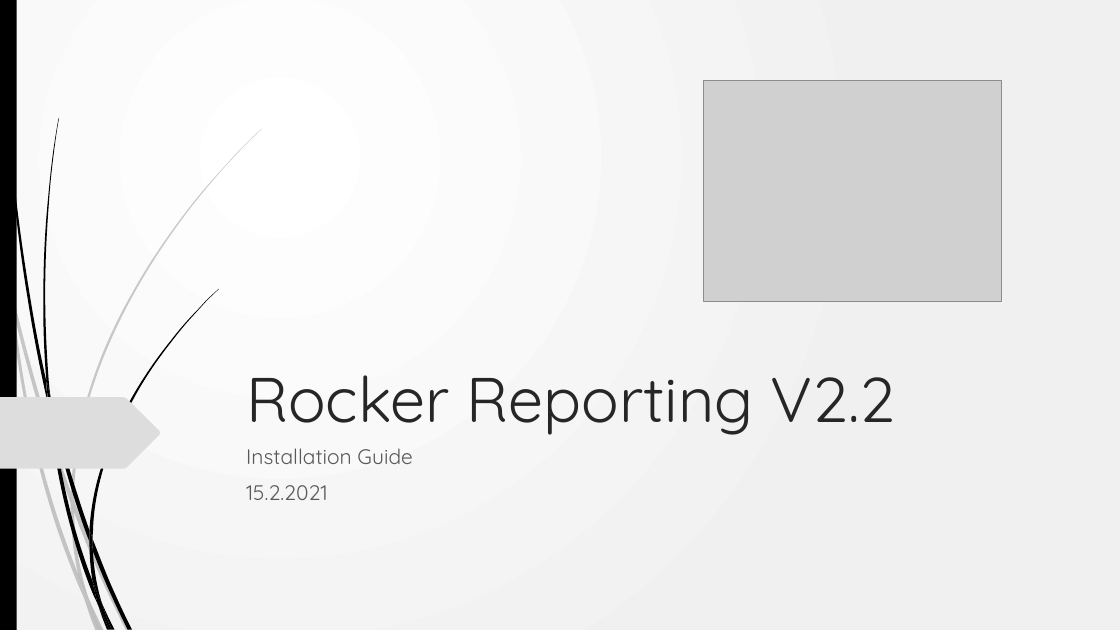
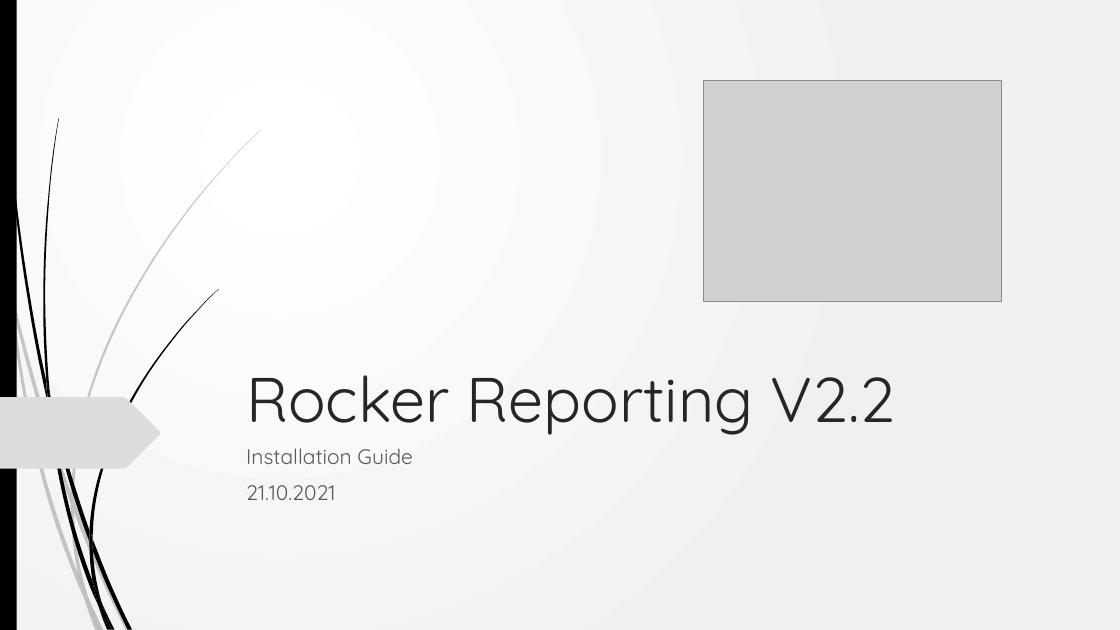
Before and after one commit to akarki58/rocker_app, a slide deck: slide 1 of rocker_app/docs/Rocker_install.pptx. Drawn at 1120x630 pixels with LibreOffice and Linux fonts; fonts in the diff are those of the drawing; grey boxes stand for pictures. Boxes give left, top, right and bottom in pixels: in the first picture for what was removed or moved away, otherwise in the second. Text is boxed around its words. In the diff, an @@ line names an element or a change of style, - is before the commit and + after.

```diff
--- a/rocker_app/docs/Rocker_install.pptx
+++ b/rocker_app/docs/Rocker_install.pptx
@@ subtitle at box(246, 485, 335, 500): text changed @@
-15.2.2021
+21.10.2021
```
Also in this commit, not shown: 4 other slides changed, 1 slide added, 3 other files.
